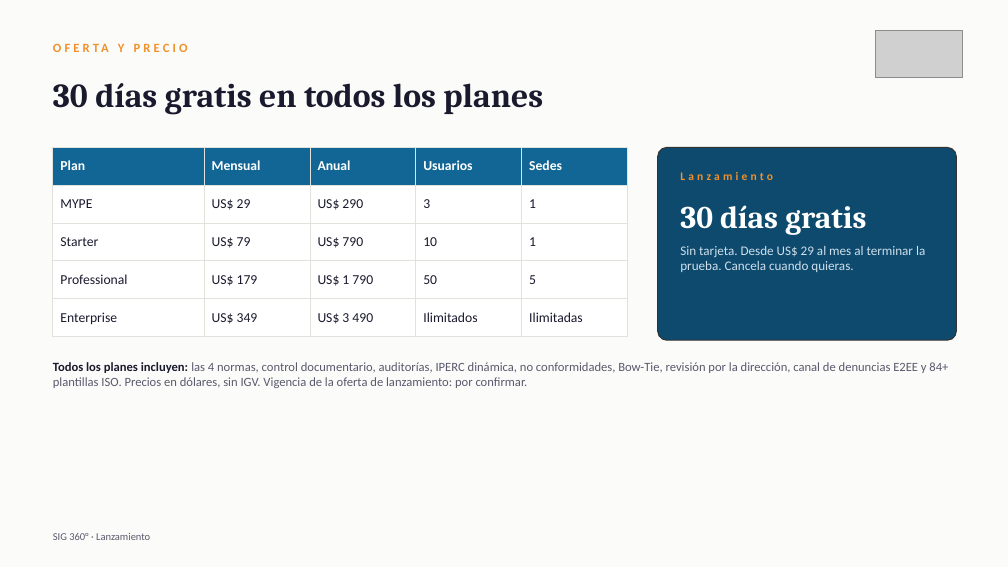
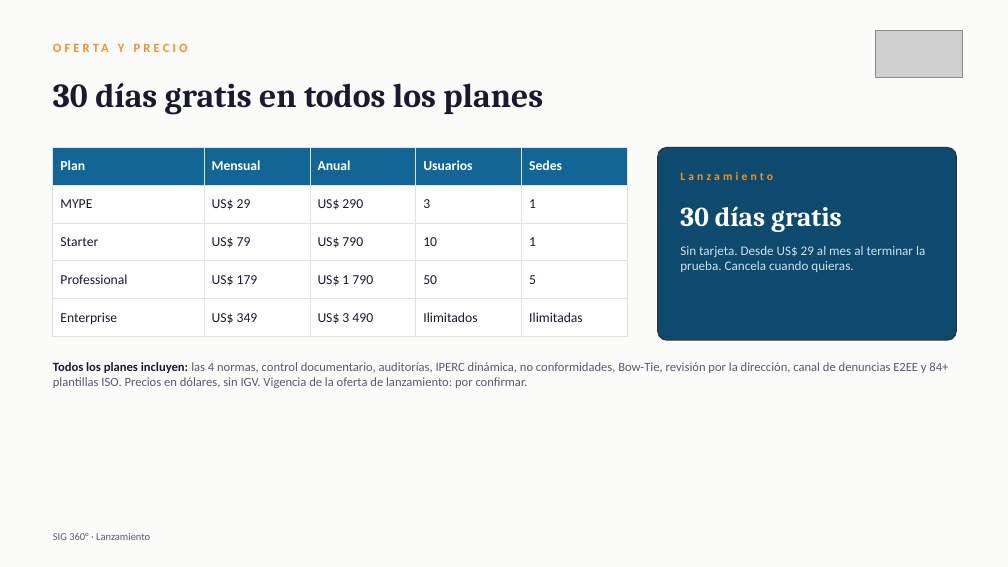
Before and after one commit to alvaroruizr2024-cpu/www.innovaqsolution.com, a slide deck: slide 7 of campaigns/sig360-202609/deck.pptx. Drawn at 1008x567 pixels with LibreOffice and Linux fonts; fonts in the diff are those of the drawing; grey boxes stand for pictures. Boxes give left, top, right and bottom in pixels: in the first picture for what was removed or moved away, otherwise in the second. Text is boxed around its words. In the diff, an @@ line names an element or a change of style, - is before the commit and + after.

```diff
--- a/campaigns/sig360-202609/deck.pptx
+++ b/campaigns/sig360-202609/deck.pptx
@@ text "30 días gratis" at (x1=680, y1=206, x2=842, y2=232): size 30 to 26 pt @@
```
Also in this commit, not shown: 1 other slide changed.
